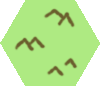
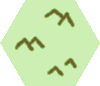
Two versions of the same layered image (w=100, h=86). Layer-by-layer changes:
painted on "Hills" over (0, 0, 100, 86)
